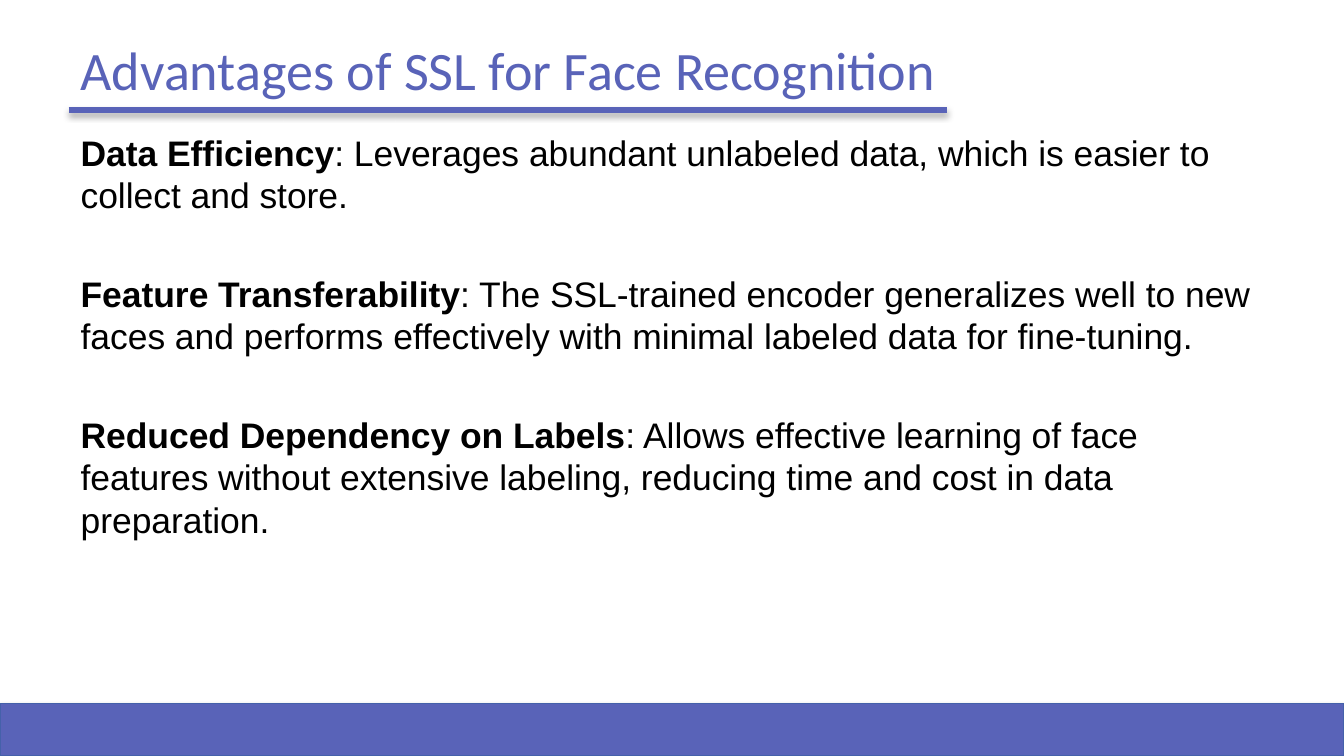
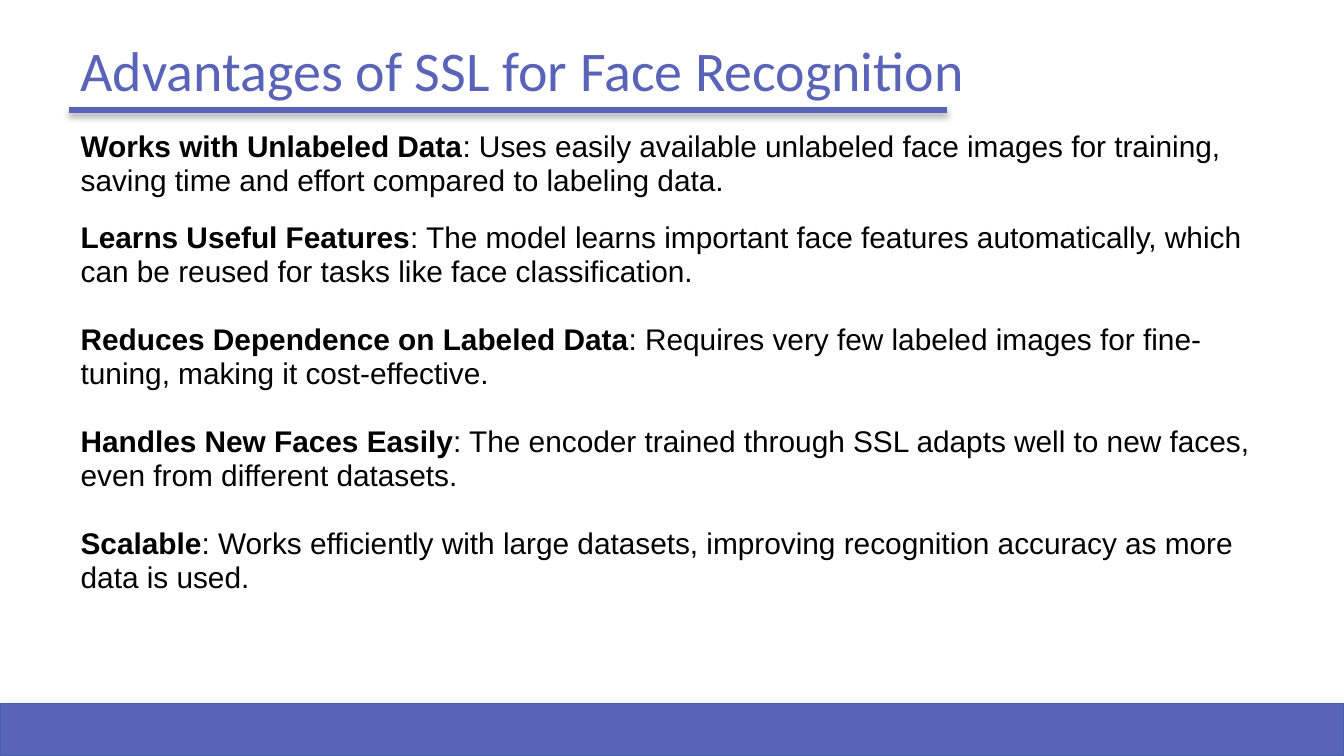
Before and after one commit to sidhu2690/IDC-409, a slide deck: slide 3 of Self-Supervised Approach to Facial Recognition.pptx. Drawn at 1344x756 pixels with LibreOffice and Linux fonts; fonts in the diff are those of the drawing; background and template pictures are left out. Boxes give left, top, right and bottom in pixels: in the first picture for what was removed or moved away, otherwise in the second. Text is boxed around its words. In the diff, an @@ line names an element or a change of style, - is before the commit and + after.

```diff
--- a/Self-Supervised Approach to Facial Recognition.pptx
+++ b/Self-Supervised Approach to Facial Recognition.pptx
@@ title "Advantages of SSL for Face ..." at <box>81,52,964,101</box>: size 29 to 30 pt @@
@@ text at <box>81,135,1249,589</box>: text changed; size 19 to 16 pt @@
-Data Efficiency: Leverages abundant unlabeled data, which is easier to collect and store.
-Feature Transferability: The SSL-trained encoder generalizes well to new faces and performs effectively with minimal labeled data for fine-tuning.
-Reduced Dependency on Labels: Allows effective learning of face features without extensive labeling, reducing time and cost in data preparation.
+Works with Unlabeled Data: Uses easily available unlabeled face images for training, saving time and effort compared to labeling data.
+Learns Useful Features: The model learns important face features automatically, which can be reused for tasks like face classification.
+Reduces Dependence on Labeled Data: Requires very few labeled images for fine-tuning, making it cost-effective.
+Handles New Faces Easily: The encoder trained through SSL adapts well to new faces, even from different datasets.
+Scalable: Works efficiently with large datasets, improving recognition accuracy as more data is used.
```
Also in this commit, not shown: 8 other slides changed, 2 slides added.
